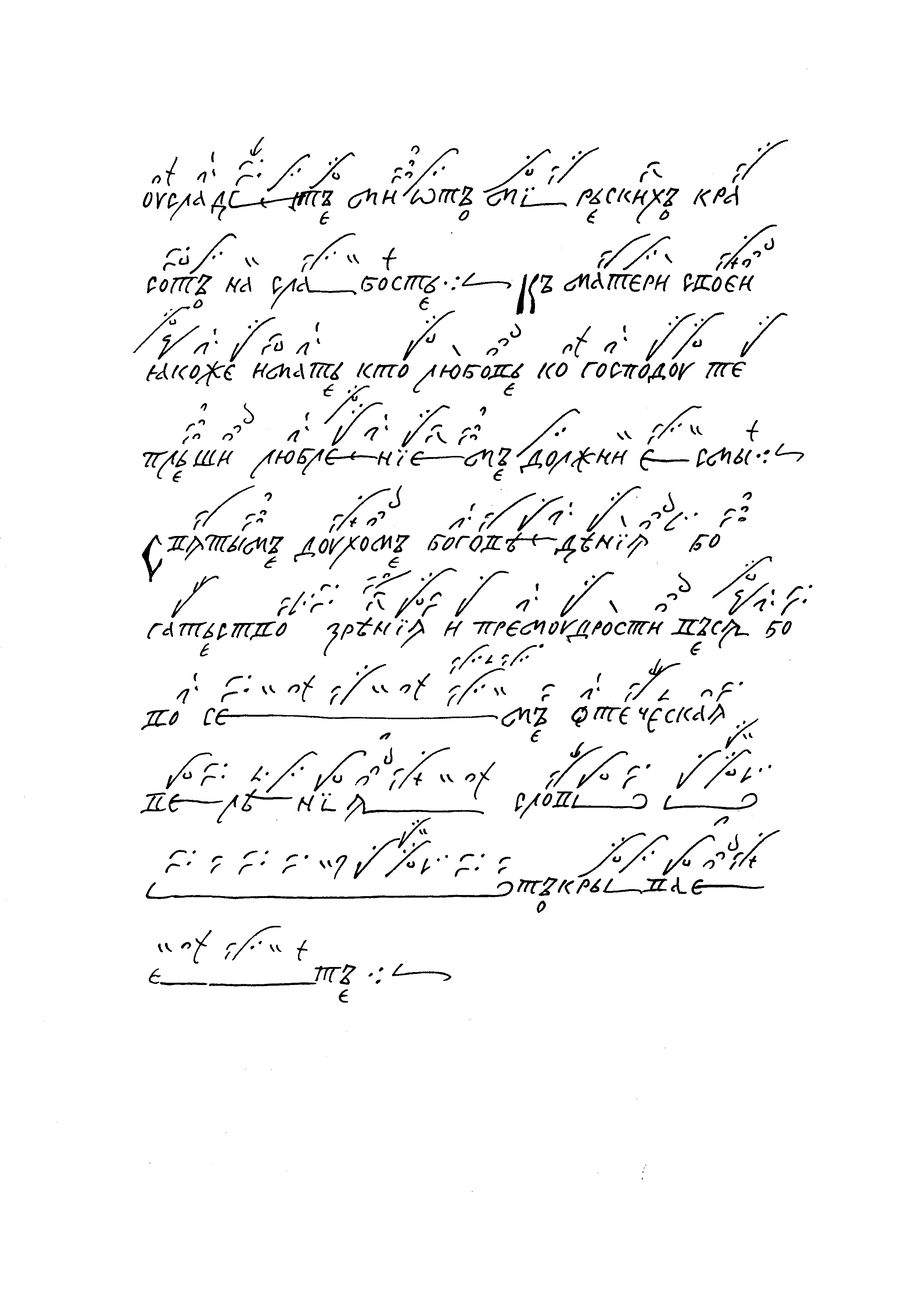
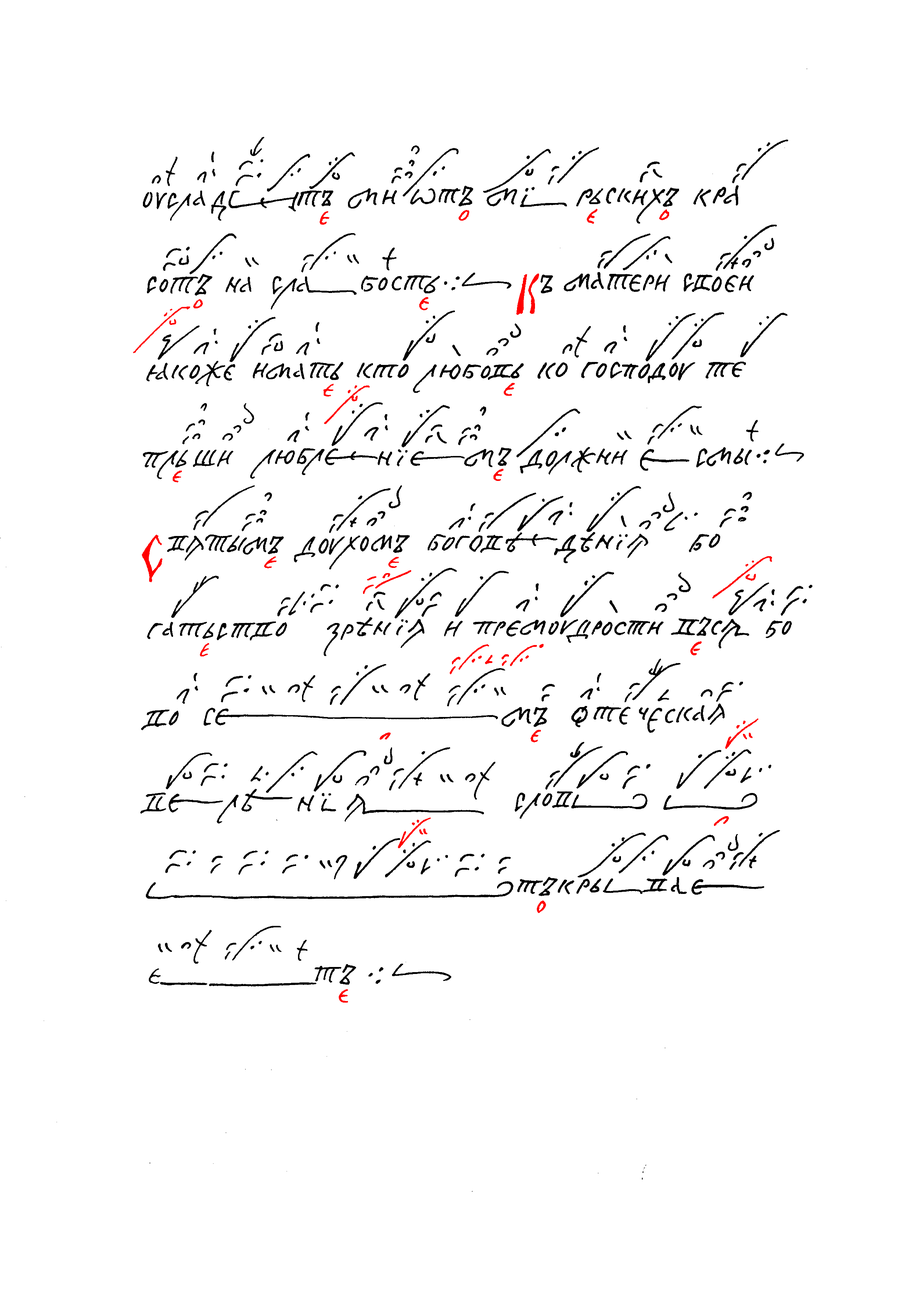
Layers edited between the first and the second 923 × 1304 image:
painted on "Червила" over [132, 273, 772, 1003]
painted on "Чернила" over [132, 190, 790, 1003]
